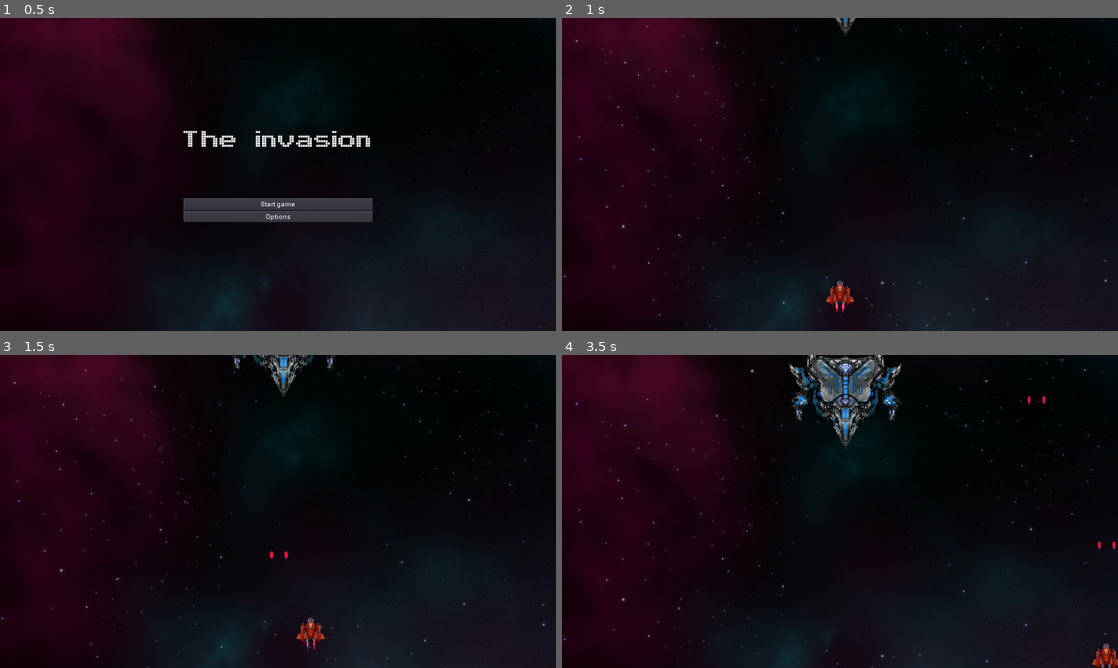
Above: before the commit, frames 1-4 (two rows, left to right).
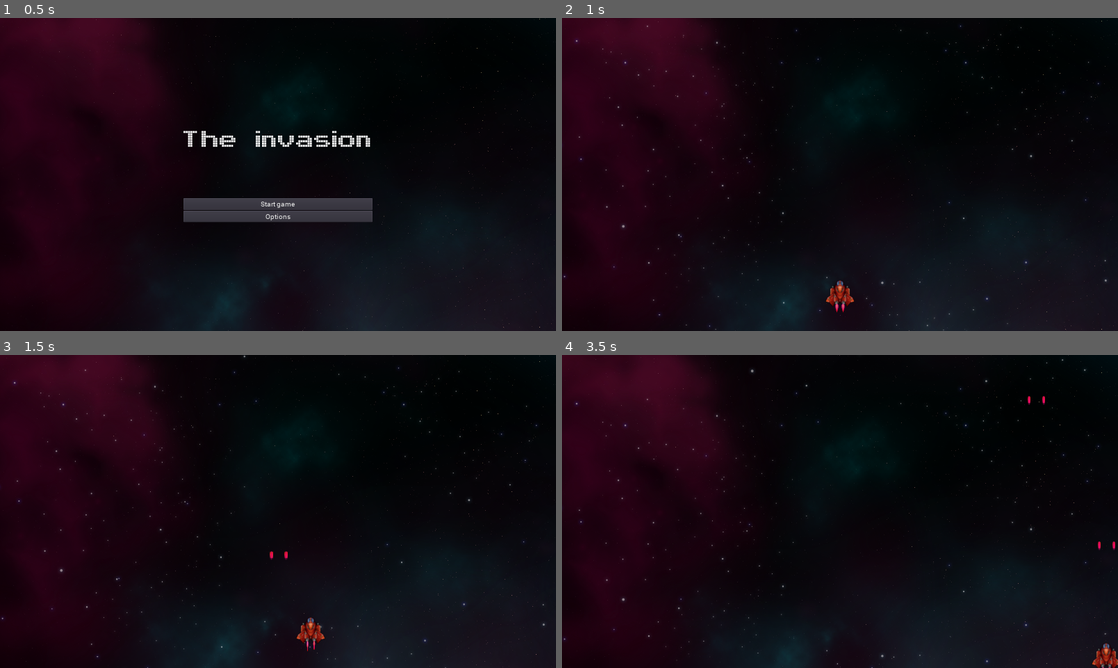
Above: after the commit, the same moments.

Repository: etse/2D-arcade-shooter
Game: Godot game, scene res://screens/MainMenu/MainMenu.tscn
The game is run twice, just before and just after one commit, with the same random seed, the same clock (stepped at 60 frames per second) and the same inputs. Sound files missing from this copy of the repository are replaced by a short silence.
Inputs:
- Up to frame 1 (0.5 s): no input
- Up to frame 2 (1 s): click "Start game" at 0.5 s
- Up to frame 3 (1.5 s): hold Right (move_right) from 1.28 s (still down); hold Space (shoot) from 1.28 s (still down)
- Up to frame 4 (3.5 s): release Right (move_right) at 2.03 s; release Space (shoot) at 2.03 s; hold Down (move_down) 2.03-2.78 s; tap Space (shoot) at 2.1 s; hold Right (move_right) from 2.78 s (still down); hold Space (shoot) from 2.78 s (still down)

Frame 1 is identical in both runs. In frame 2, less than 0.1% of the frame differs, in the area x 49-53%, y 0-6%; in frame 3, 0.6%; in frame 4, 2.8%, in the area x 40-61%, y 0-30%.

Commit message:
Ikke start med boss

Diff:
--- a/screens/Level/levels/Level1/Level1.gd
+++ b/screens/Level/levels/Level1/Level1.gd
@@ -1,6 +1,6 @@
 extends Node2D
 
-onready var waves = [$Waves/BossBattle, $Waves/Wait, $Waves/SimpleFighters, $Waves/Formation, $Waves/Wait, $Waves/BossBattle]
+onready var waves = [$Waves/Wait, $Waves/SimpleFighters, $Waves/Formation, $Waves/Wait, $Waves/BossBattle]
 onready var currentWave = null
 var waveCount = 0
 
